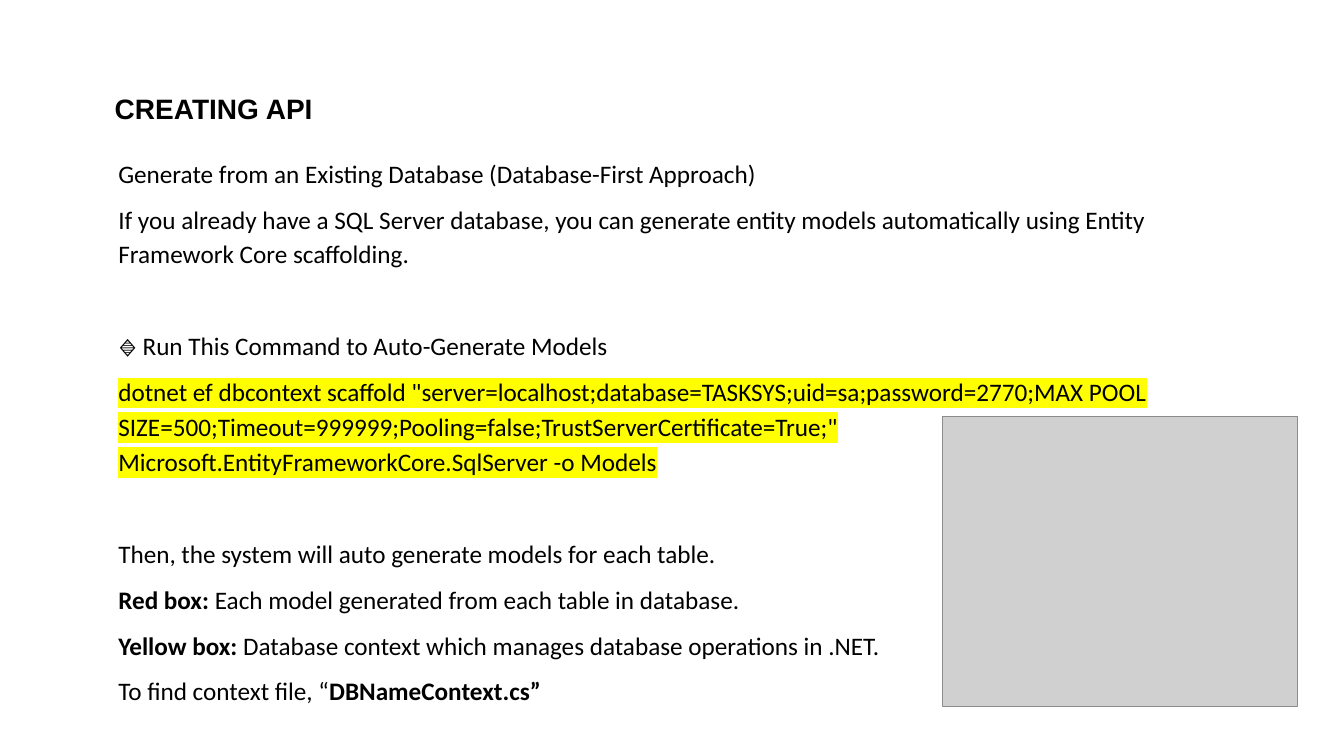
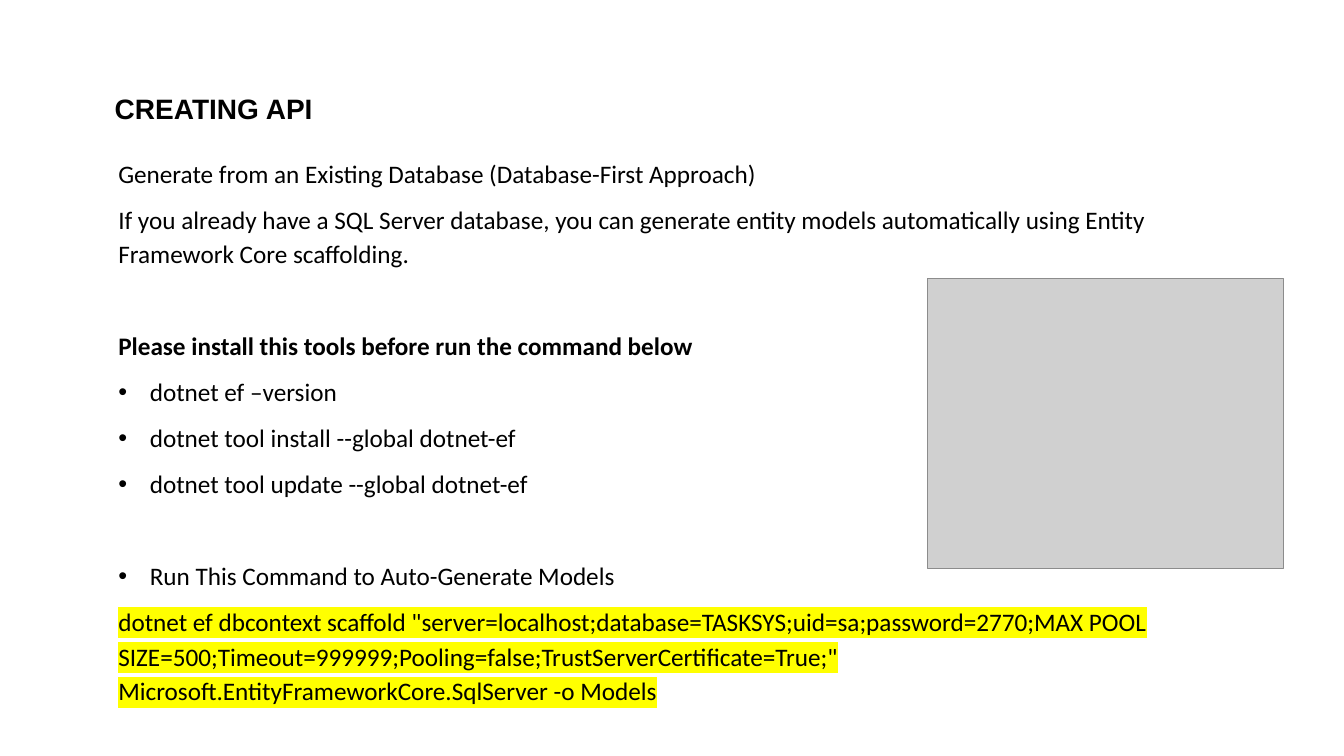
Before and after one commit to aFaeez/Demo-React-.NET, a slide deck: slide 7 of tutorial/Tutorial 1.pptx. Drawn at 1344x756 pixels with LibreOffice and Linux fonts; fonts in the diff are those of the drawing; grey boxes stand for pictures; background and template pictures are left out. Boxes give left, top, right and bottom in pixels: in the first picture for what was removed or moved away, otherwise in the second. Text is boxed around its words. In the diff, an @@ line names an element or a change of style, - is before the commit and + after.

```diff
--- a/tutorial/Tutorial 1.pptx
+++ b/tutorial/Tutorial 1.pptx
@@ picture: place and size @@
-picture at box(943, 416, 1299, 707)
+picture at box(928, 279, 1284, 570)
@@ text at box(118, 337, 693, 586): text changed @@
-🔹 Run This Command to Auto-Generate Models
+Please install this tools before run the command below
+• dotnet ef –version
+• dotnet tool install --global dotnet-ef
+• dotnet tool update --global dotnet-ef
+• Run This Command to Auto-Generate Models
@@ text at box(118, 545, 879, 660): paragraphs removed @@
-Then, the system will auto generate models for each table.
-Red box: Each model generated from each table in database.
-Yellow box: Database context which manages database operations in .NET.
-To find context file, “DBNameContext.cs”
```
Also in this commit, not shown: 1 slide added.
